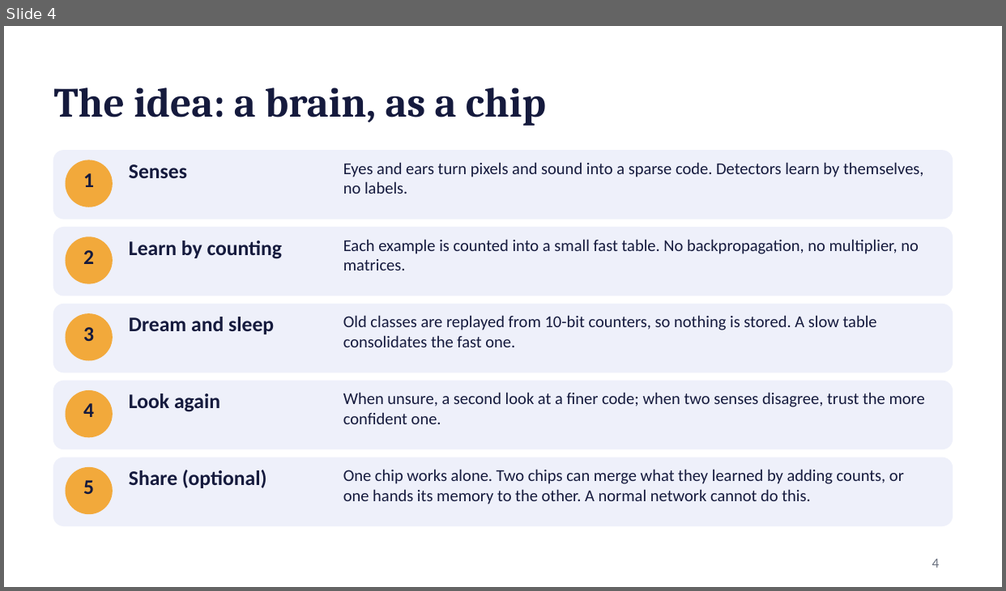
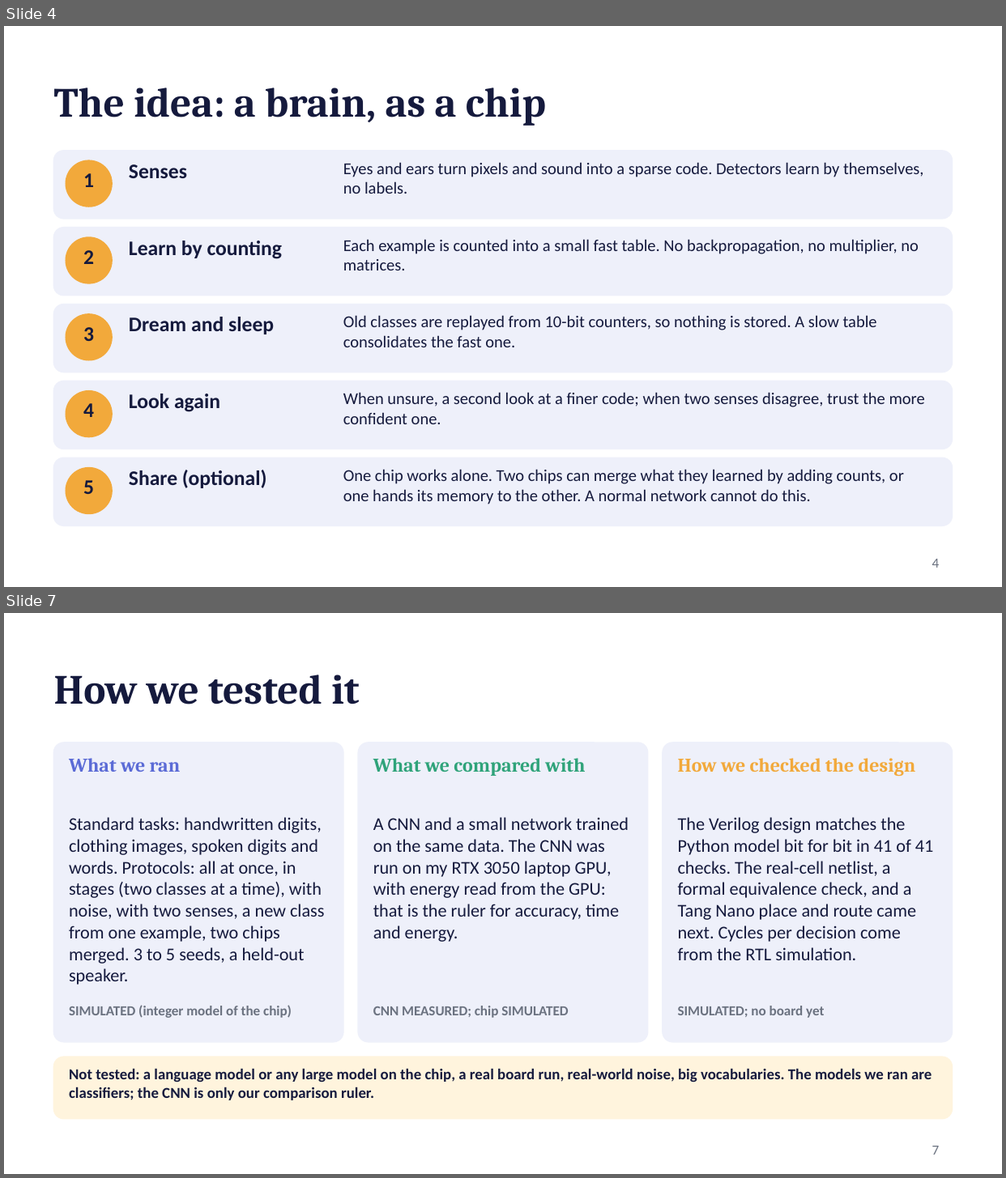
Before and after one commit to kurosaki11op-art/gpu2.0, a slide deck: docs/L_pitch_final.pptx. Shown one above the other, each under a label of ours: slide 4 before the commit, slides 4 and 7 after it; the slides between them are not shown. The pictures are 1006x591 and 1006x1178 pixels, drawn with LibreOffice and Linux fonts; fonts in the diff are those of the drawing. Boxes give left, top, right and bottom in pixels: in the first picture for what was removed or moved away, otherwise in the second. Text is boxed around its words. In the diff, an @@ line names an element or a change of style, - is before the commit and + after.

```diff
--- a/docs/L_pitch_final.pptx
+++ b/docs/L_pitch_final.pptx
@@ slide 7 added at <box>4,613,1002,1174</box>, background #FFFFFF @@
@@ title added at <box>54,675,360,705</box>, 30 pt, text #151A3D, bold @@
+How we tested it
@@ rounded rectangle added at <box>54,743,343,1042</box>, fill #EEF0FA, outline #EEF0FA 1 pt @@
@@ text added at <box>69,758,181,772</box>, 14 pt, text #5B6BD6, bold @@
+What we ran
@@ rounded rectangle added at <box>358,743,648,1042</box>, fill #EEF0FA, outline #EEF0FA 1 pt @@
@@ text added at <box>373,758,585,776</box>, 14 pt, text #2FA37A, bold @@
+What we compared with
@@ rounded rectangle added at <box>663,743,952,1042</box>, fill #EEF0FA, outline #EEF0FA 1 pt @@
@@ text added at <box>678,758,916,776</box>, 14 pt, text #F2A93B, bold @@
+How we checked the design
@@ text added at <box>69,817,324,985</box>, 13 pt, text #151A3D @@
+Standard tasks: handwritten digits, clothing images, spoken digits and words. Protocols: all at once, in stages (two classes at a time), with noise, with two senses, a new class from one example, two chips merged. 3 to 5 seeds, a held-out speaker.
@@ text added at <box>373,817,629,942</box>, 13 pt, text #151A3D @@
+A CNN and a small network trained on the same data. The CNN was run on my RTX 3050 laptop GPU, with energy read from the GPU: that is the ruler for accuracy, time and energy.
@@ text added at <box>678,817,934,960</box>, 13 pt, text #151A3D @@
+The Verilog design matches the Python model bit for bit in 41 of 41 checks. The real-cell netlist, a formal equivalence check, and a Tang Nano place and route came next. Cycles per decision come from the RTL simulation.
@@ text added at <box>69,1005,292,1018</box>, 10 pt, text #6B7280, bold @@
+SIMULATED (integer model of the chip)
@@ text added at <box>373,1006,568,1018</box>, 10 pt, text #6B7280, bold @@
+CNN MEASURED; chip SIMULATED
@@ text added at <box>678,1006,824,1018</box>, 10 pt, text #6B7280, bold @@
+SIMULATED; no board yet
@@ rounded rectangle added at <box>54,1057,952,1119</box>, fill #FFF4DD, outline #FFF4DD 1 pt @@
@@ text added at <box>69,1068,931,1101</box>, 11 pt, text #151A3D, bold @@
+Not tested: a language model or any large model on the chip, a real board run, real-world noise, big vocabularies. The models we ran are classifiers; the CNN is only our comparison ruler.
@@ page number added at <box>932,1146,940,1155</box>, 10 pt, text #6B7280 @@
+7
```
Also in this commit, not shown: 6 slides changed, 4 other files.
